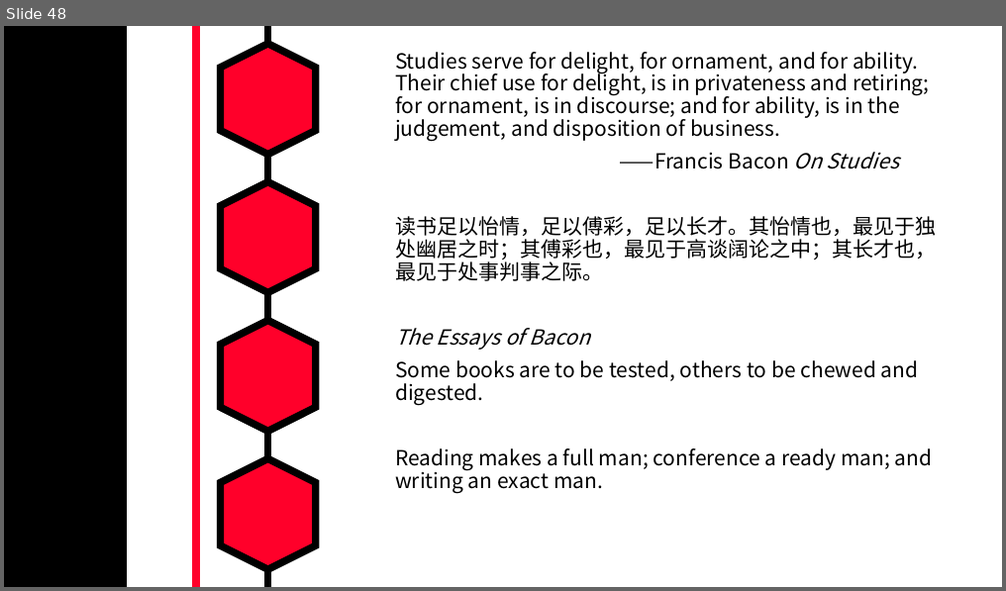
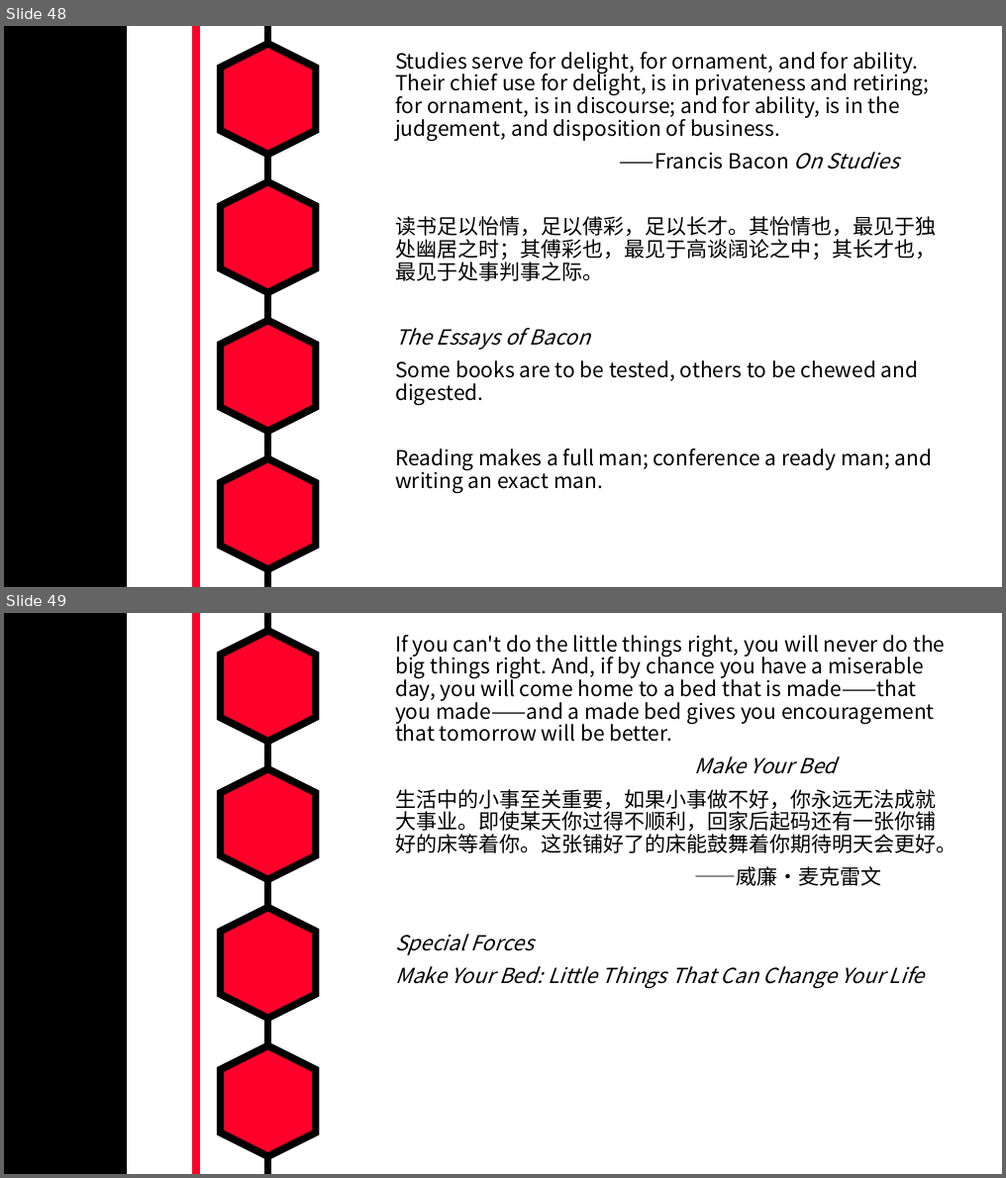
Before and after one commit to MarkShen1992/PPT-template, a slide deck: morning reading/iridescent english sentenses.pptx. Shown one above the other, each under a label of ours: slide 48 before the commit, slides 48 and 49 after it. The pictures are 1006x591 and 1006x1178 pixels, drawn with LibreOffice and Linux fonts; fonts in the diff are those of the drawing. Boxes give left, top, right and bottom in pixels: in the first picture for what was removed or moved away, otherwise in the second. Text is boxed around its words. In the diff, an @@ line names an element or a change of style, - is before the commit and + after.

```diff
--- a/morning reading/iridescent english sentenses.pptx
+++ b/morning reading/iridescent english sentenses.pptx
@@ slide 49 added at [4, 613, 1002, 1174], background #FFFFFF; not listed: 7 template elements that a slide beside it also shows @@
@@ text added at [395, 635, 957, 988], 20 pt, text #000000 @@
+If you can't do the little things right, you will never do the big things right. And, if by chance you have a miserable day, you will come home to a bed that is made——that you made——and a made bed gives you encouragement that tomorrow will be better.
+Make Your Bed
+生活中的小事至关重要，如果小事做不好，你永远无法成就大事业。即使某天你过得不顺利，回家后起码还有一张你铺好的床等着你。这张铺好了的床能鼓舞着你期待明天会更好。
+——威廉·麦克雷文
+Special Forces
+Make Your Bed: Little Things That Can Change Your Life
```
Also in this commit, not shown: 3 other slides added.
